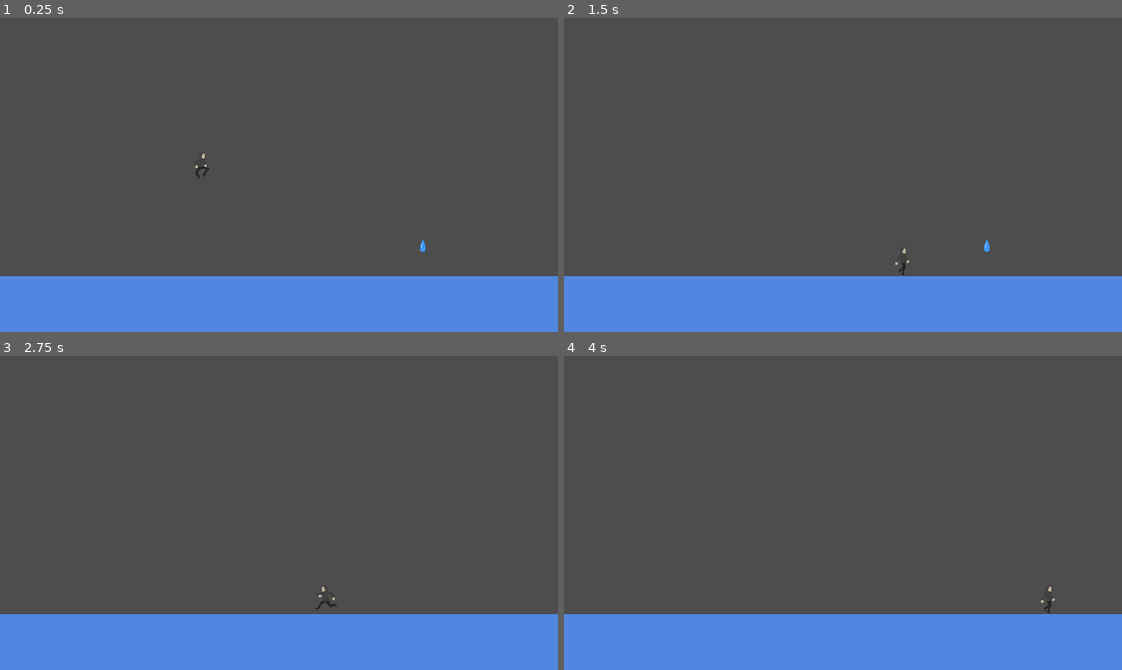
Above: before the commit, frames 1-4 (two rows, left to right).
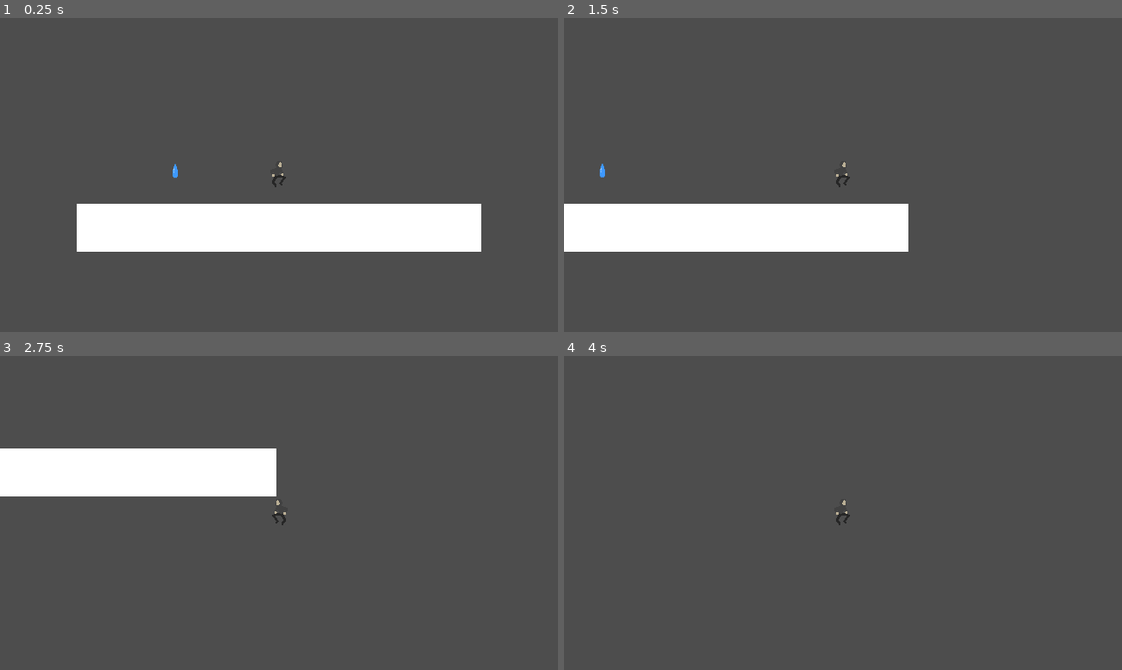
Above: after the commit, the same moments.

Repository: Aterlone/MasseyGameJam
Game: Godot game, scene res://Testing.tscn
The game is run twice, just before and just after one commit, with the same random seed, the same clock (stepped at 60 frames per second) and the same inputs. Before the commit the project starts from res://main.tscn.
Inputs:
- Up to frame 1 (0.25 s): no input
- Up to frame 2 (1.5 s): hold Right (ui_right) from 0.53 s (still down); tap Up (ui_up) at 0.77 s
- Up to frame 3 (2.75 s): tap Up (ui_up) at 1.52 s; release Right (ui_right) at 2.03 s; hold Left (ui_left) from 2.03 s (still down)
- Up to frame 4 (4 s): release Left (ui_left) at 2.78 s; hold Right (ui_right) from 2.78 s (still down); tap Up (ui_up) at 3.02, 3.77 s

The runs differ from the first frame. In frame 1, 29% of the frame differs, in the area x 0-100%, y 43-100%; in frame 2, 27%; in frame 3, 25%; in frame 4, 18%.

Commit message:
cool stuff

Diff:
--- a/Misc/collapsingObject.gd
+++ b/Misc/collapsingObject.gd
@@ -1,7 +1,7 @@
-extends Node
-
-var state: bool = true
+extends Area2D
 
 func _on_body_entered(body):
 	if body.name == "Player":
 		print("Player collided with this object!")
+		body.get_node("Sprite2D").heal()
+		queue_free()
--- /dev/null
+++ b/Testing.tscn
@@ -0,0 +1,45 @@
+[gd_scene load_steps=6 format=3 uid="uid://do5va2lfbac07"]
+
+[ext_resource type="PackedScene" uid="uid://chs0nv8r8ro0j" path="res://player/player.tscn" id="1_axi3y"]
+[ext_resource type="Script" uid="uid://dp8crx1qbp3sc" path="res://Misc/collapsingObject.gd" id="2_kfraa"]
+[ext_resource type="Texture2D" uid="uid://byrbstmnsejcj" path="res://objects/waterdrop.png" id="3_28q7j"]
+
+[sub_resource type="RectangleShape2D" id="RectangleShape2D_axi3y"]
+
+[sub_resource type="CircleShape2D" id="CircleShape2D_axi3y"]
+
+[node name="Testing" type="Node2D"]
+
+[node name="Player" parent="." instance=ExtResource("1_axi3y")]
+position = Vector2(-1, -67)
+
+[node name="Camera2D" type="Camera2D" parent="Player"]
+
+[node name="StaticBody2D" type="StaticBody2D" parent="."]
+scale = Vector2(0.58742, -2.38395)
+
+[node name="CollisionShape2D" type="CollisionShape2D" parent="StaticBody2D"]
+scale = Vector2(39.32, 1)
+shape = SubResource("RectangleShape2D_axi3y")
+
+[node name="ColorRect" type="ColorRect" parent="StaticBody2D"]
+offset_left = -397.0
+offset_top = -13.0
+offset_right = 394.0
+offset_bottom = 10.0
+metadata/_edit_use_anchors_ = true
+
+[node name="Area2D" type="Area2D" parent="."]
+position = Vector2(-120, -61)
+collision_layer = 255
+collision_mask = 255
+script = ExtResource("2_kfraa")
+
+[node name="CollisionShape2D" type="CollisionShape2D" parent="Area2D"]
+shape = SubResource("CircleShape2D_axi3y")
+
+[node name="Waterdrop" type="Sprite2D" parent="Area2D"]
+scale = Vector2(1, 1.1875)
+texture = ExtResource("3_28q7j")
+
+[connection signal="body_entered" from="Area2D" to="Area2D" method="_on_body_entered"]
--- a/player/player.gd
+++ b/player/player.gd
@@ -230,3 +230,7 @@
 	var delta = get_physics_process_delta_time()
 	jumps+=1
 	velocity.y = bounce_height * delta
+
+
+func _on_area_2d_body_entered(body: Node2D) -> void:
+	pass # Replace with function body.
--- a/project.godot
+++ b/project.godot
@@ -11,7 +11,7 @@
 [application]
 
 config/name="MasseyGameJam"
-run/main_scene="uid://n6u7lr0nc7i6"
+run/main_scene="uid://do5va2lfbac07"
 config/features=PackedStringArray("4.4", "Forward Plus")
 config/icon="res://icon.svg"
 
